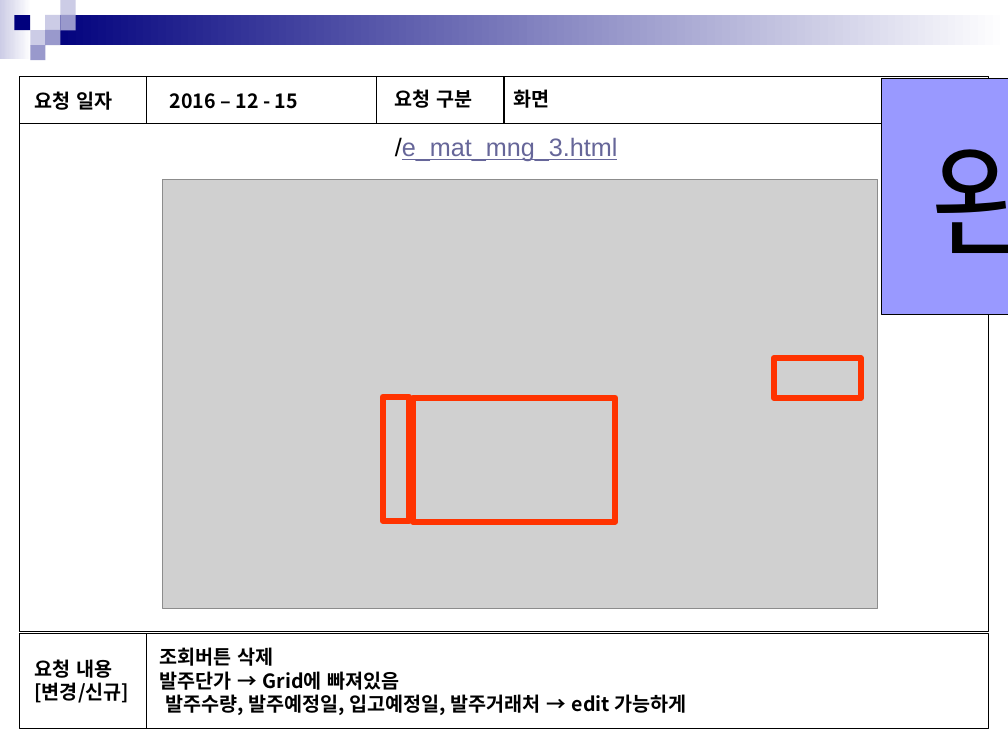
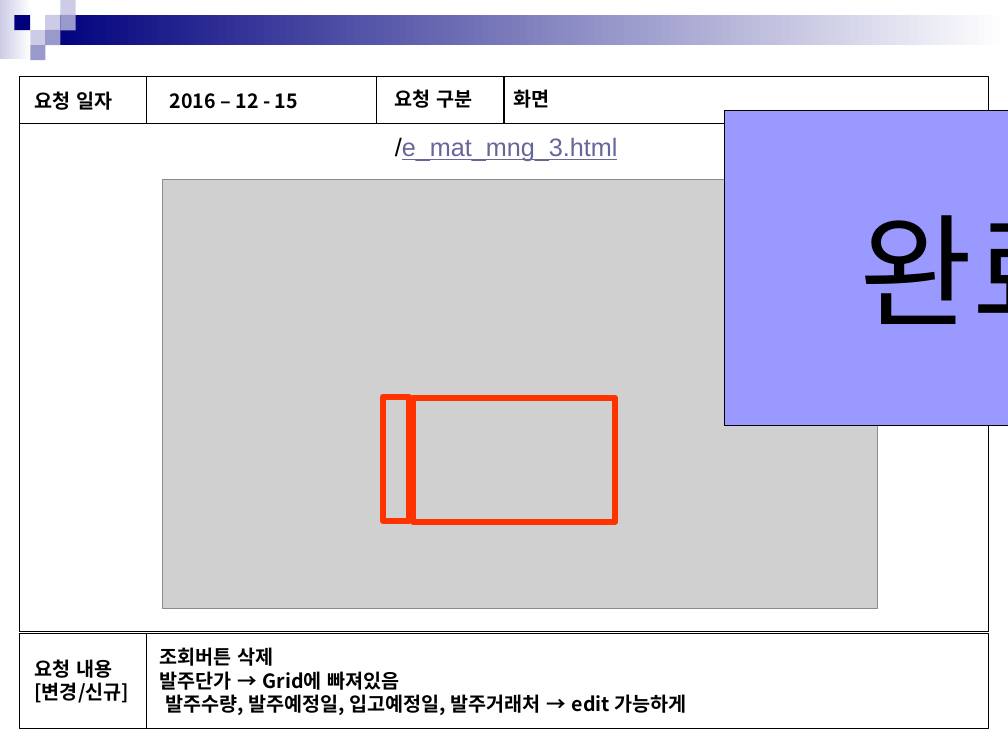
Before and after one commit to in-yong/sinsin_project, a slide deck: slide 7 of 공유문서/수정요청/수정요청_1215_1030/화면점검_수정신창호.pptx (slide 5 before the commit). Drawn at 1008x756 pixels with LibreOffice and Linux fonts; fonts in the diff are those of the drawing; grey boxes stand for pictures. Boxes give left, top, right and bottom in pixels: in the first picture for what was removed or moved away, otherwise in the second. Text is boxed around its words. In the diff, an @@ line names an element or a change of style, - is before the commit and + after.

```diff
--- a/공유문서/수정요청/수정요청_1215_1030/화면점검_수정신창호.pptx
+++ b/공유문서/수정요청/수정요청_1215_1030/화면점검_수정신창호.pptx
@@ rectangle "완료": place and size @@
-rectangle "완료" at <box>882,79,1008,314</box>
+rectangle "완료" at <box>725,110,1008,425</box>
@@ rectangle removed at <box>774,358,861,397</box> @@
```
Also in this commit, not shown: 7 other slides changed, 2 slides added, 2 other files.
